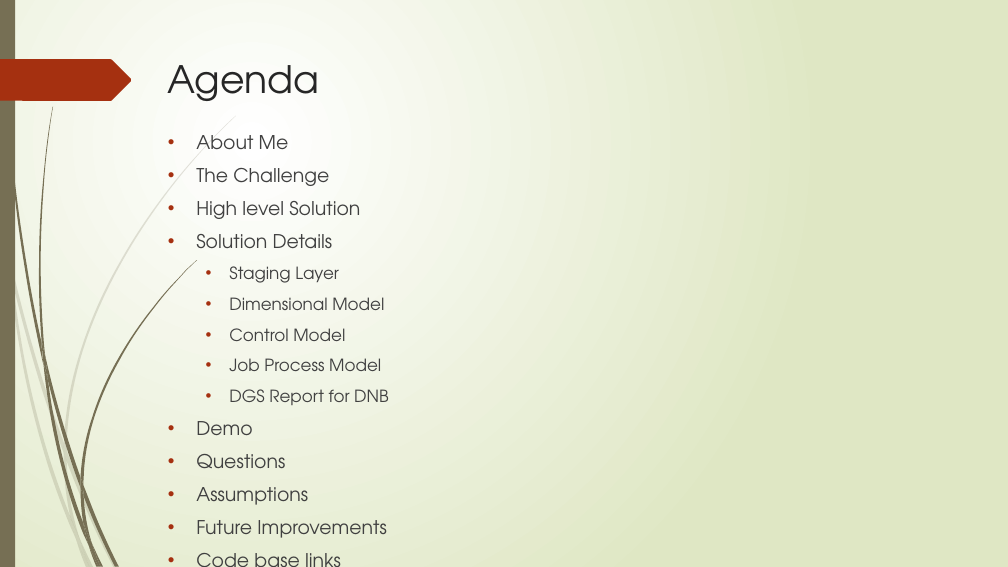
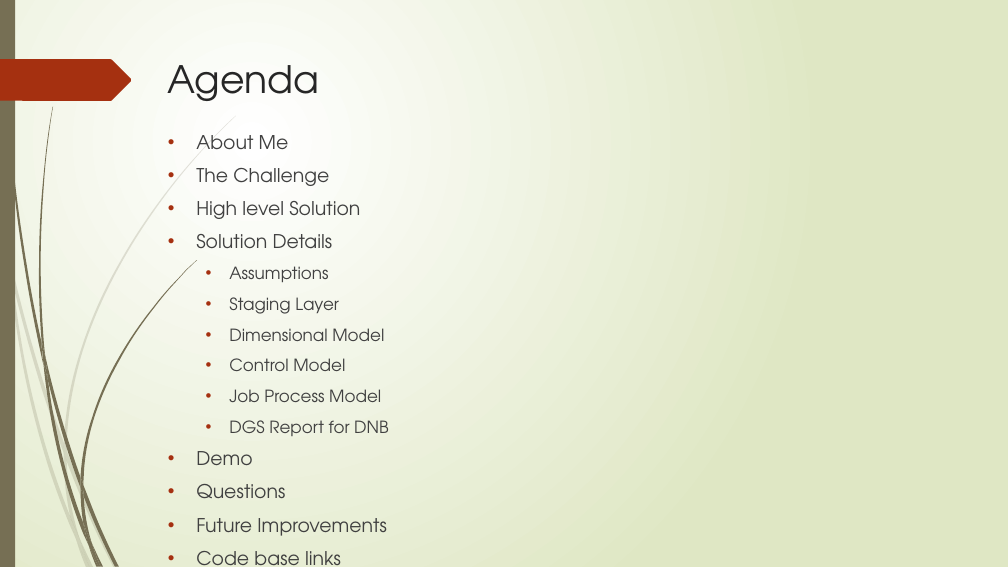
Before and after one commit to Kulamanipradhan0/knab_dwh, a slide deck: slide 2 of KPradhan_Knab_DWH_Presentation.pptx. Drawn at 1008x567 pixels with LibreOffice and Linux fonts; fonts in the diff are those of the drawing. Boxes give left, top, right and bottom in pixels: in the first picture for what was removed or moved away, otherwise in the second. Text is boxed around its words. In the diff, an @@ line names an element or a change of style, - is before the commit and + after.

```diff
--- a/KPradhan_Knab_DWH_Presentation.pptx
+++ b/KPradhan_Knab_DWH_Presentation.pptx
@@ text at (x1=229, y1=266, x2=328, y2=282): paragraph added @@
+  • Assumptions
@@ text at (x1=196, y1=487, x2=308, y2=505): paragraph removed @@
-• Assumptions
```
Also in this commit, not shown: 7 other slides changed, 2 slides added, 1 slide removed, 1 other file.
